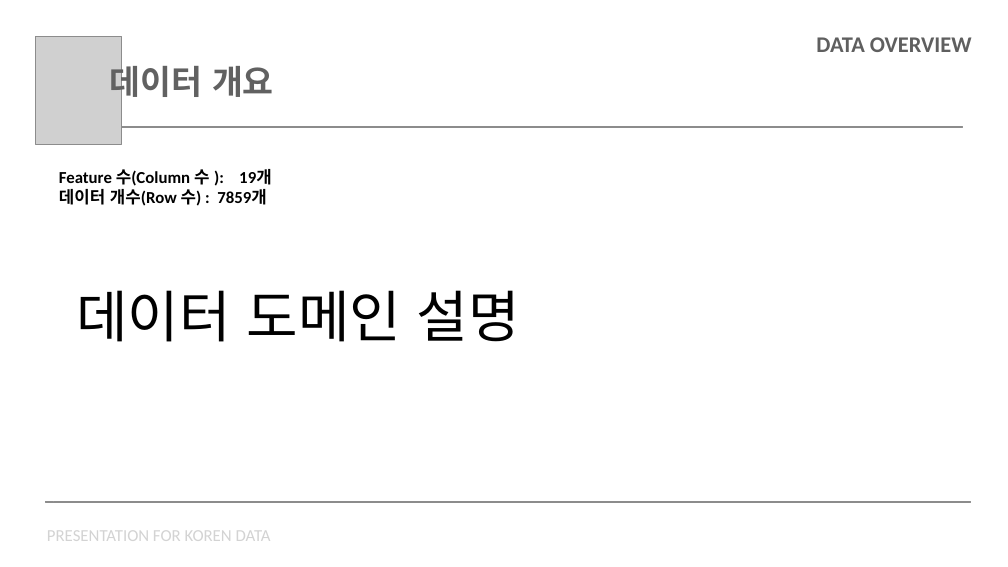
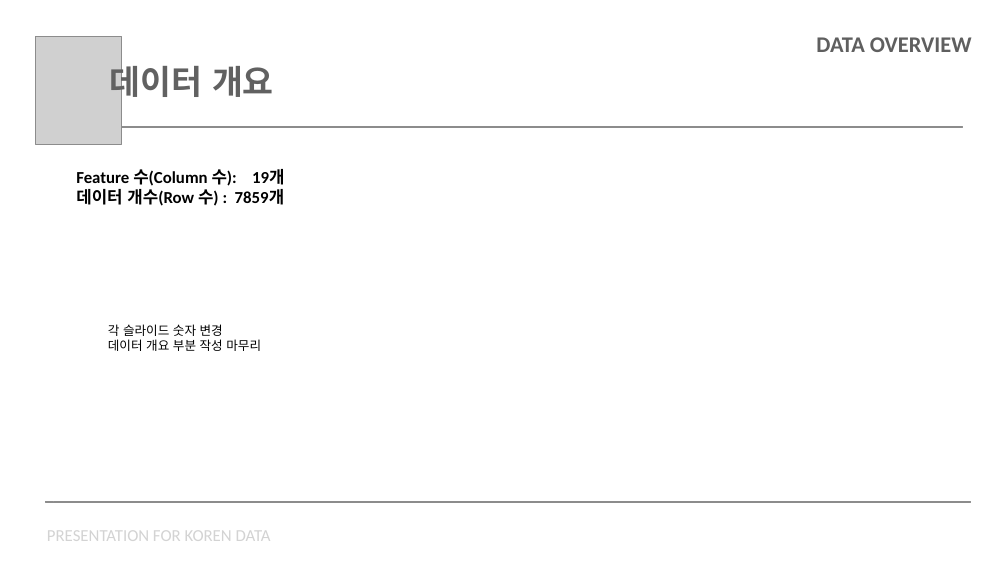
Before and after one commit to chorimgenius/zerooneai_intern, a slide deck: slide 3 of koren/koren_data_presentation.pptx. Drawn at 1008x567 pixels with LibreOffice and Linux fonts; fonts in the diff are those of the drawing; grey boxes stand for pictures. Boxes give left, top, right and bottom in pixels: in the first picture for what was removed or moved away, otherwise in the second. Text is boxed around its words. In the diff, an @@ line names an element or a change of style, - is before the commit and + after.

```diff
--- a/koren/koren_data_presentation.pptx
+++ b/koren/koren_data_presentation.pptx
@@ text "Feature 수(Column 수): 19개": place and size @@
-text "Feature 수(Column 수): 19개" at (59,169,272,206)
+text "Feature 수(Column 수): 19개" at (76,169,285,206)
@@ text at (76,169,285,186): spaces changed @@
-Feature 수(Column 수 ): 19개
+Feature 수(Column 수): 19개
@@ text removed at (76,290,520,342) @@
-데이터 도메인 설명
@@ text added at (108,324,261,351), 18 pt, text #000000 @@
+각 슬라이드 숫자 변경
+데이터 개요 부분 작성 마무리
```
Also in this commit, not shown: 9 other slides changed, 1 slide added, 5 slides removed, 1 other file.
